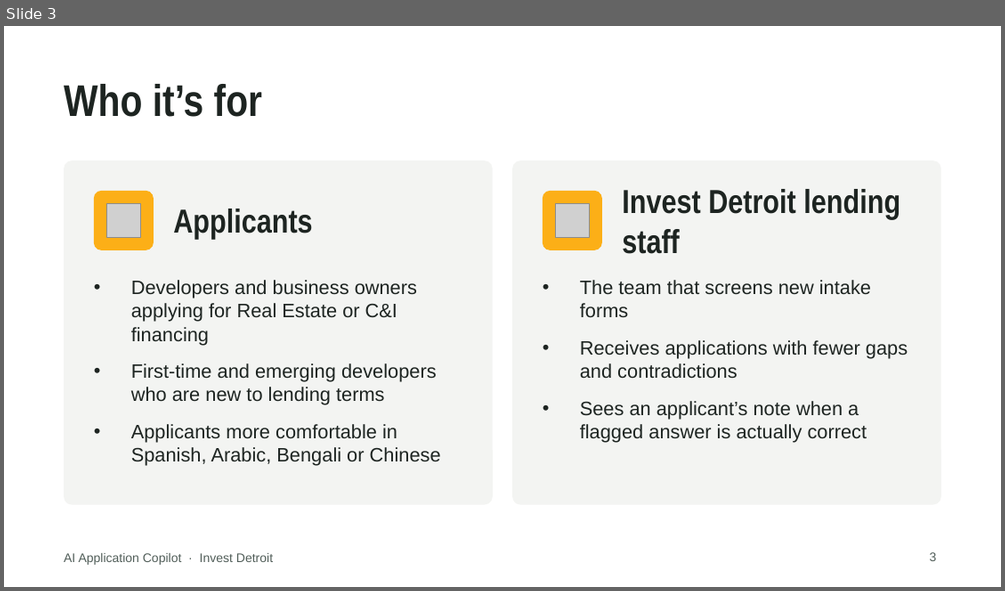
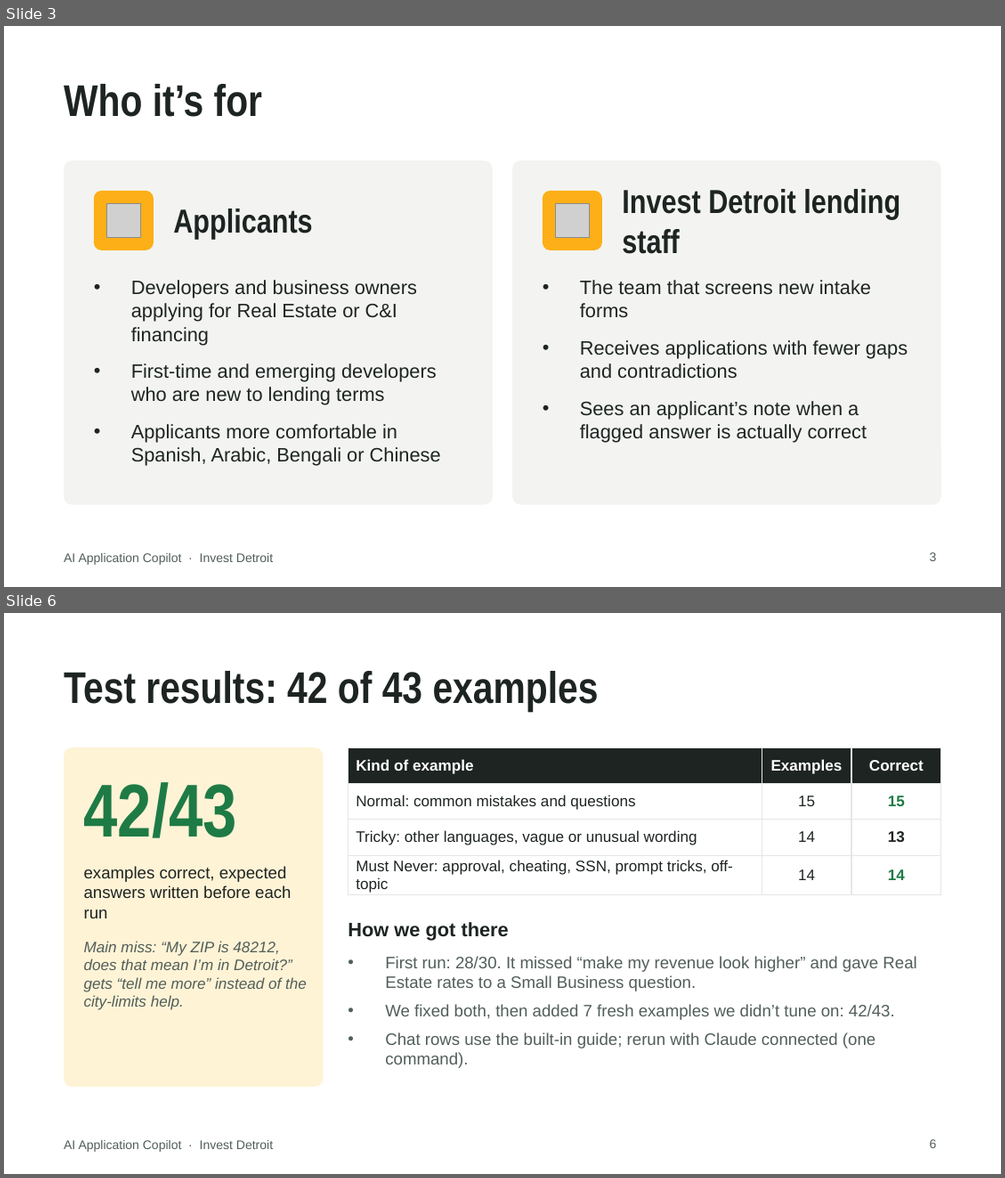
Before and after one commit to Ross-Business-Tech/Invest-Detroit-Project-1, a slide deck: docs/slides/Invest-Detroit-Copilot-Client-Deck.pptx. Shown one above the other, each under a label of ours: slide 3 before the commit, slides 3 and 6 after it; the slides between them are not shown. The pictures are 1005x591 and 1005x1178 pixels, drawn with LibreOffice and Linux fonts; fonts in the diff are those of the drawing; grey boxes stand for pictures; background and template pictures are left out. Boxes give left, top, right and bottom in pixels: in the first picture for what was removed or moved away, otherwise in the second. Text is boxed around its words. In the diff, an @@ line names an element or a change of style, - is before the commit and + after.

```diff
--- a/docs/slides/Invest-Detroit-Copilot-Client-Deck.pptx
+++ b/docs/slides/Invest-Detroit-Copilot-Client-Deck.pptx
@@ slide 6 added at [4, 613, 1001, 1174], background picture (left out); not listed: 1 template element that a slide beside it also shows @@
@@ title added at [64, 671, 599, 711], 32 pt, text #1D2421, bold @@
+Test results: 42 of 43 examples
@@ rounded rectangle added at [64, 747, 323, 1086], fill #FFF3D6 @@
@@ table added at [348, 747, 941, 896], 4 rows, 3 columns @@
+Kind of example | Examples | Correct
+Normal: common mistakes and questions | 15 | 15
+Tricky: other languages, vague or unusual wording | 14 | 13
+Must Never: approval, cheating, SSN, prompt tricks, off-topic | 14 | 14
@@ text added at [84, 782, 237, 838], 54 pt, text #1E7B45, bold @@
+42/43
@@ text added at [84, 866, 291, 918], 12 pt, text #1D2421 @@
+examples correct, expected answers written before each run
@@ text added at [348, 922, 509, 941], 14 pt, text #1D2421, bold @@
+How we got there
@@ text added at [84, 941, 307, 1010], 11 pt, text #515E59, italic @@
+Main miss: “My ZIP is 48212, does that mean I’m in Detroit?” gets “tell me more” instead of the city-limits help.
@@ text added at [385, 956, 916, 1068], 12 pt, text #515E59 @@
+• First run: 28/30. It missed “make my revenue look higher” and gave Real Estate rates to a Small Business question.
+• We fixed both, then added 7 fresh examples we didn’t tune on: 42/43.
+• Chat rows use the built-in guide; rerun with Claude connected (one command).
@@ page number added at [930, 1139, 937, 1148], 9 pt, text #515E59 @@
+6
```
Also in this commit, not shown: 4 slides changed, 1 other slide added, 6 slides removed, 31 other files.
